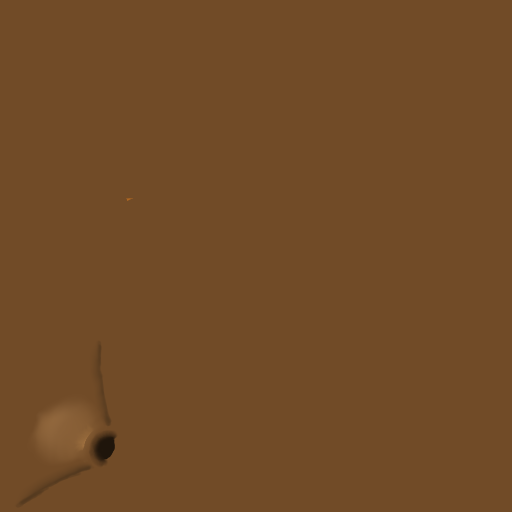
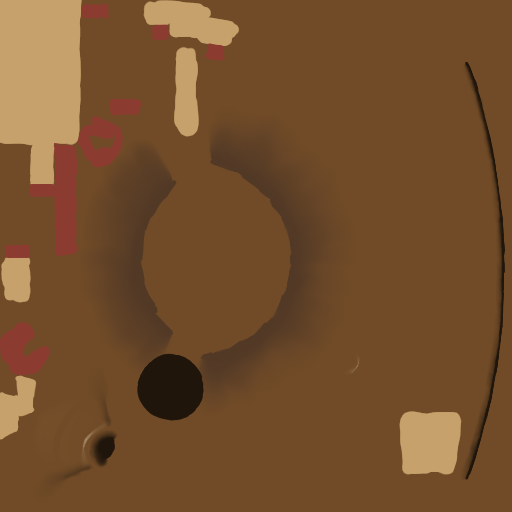
Revision of a layered 512×512 image; what changed, layer by layer:
painted on "Capa de pintura 3" over [0, 320, 360, 508]
painted on "Capa de pintura 2" over [0, 0, 506, 508]
painted on "Capa de pintura 1" over [0, 0, 506, 508]